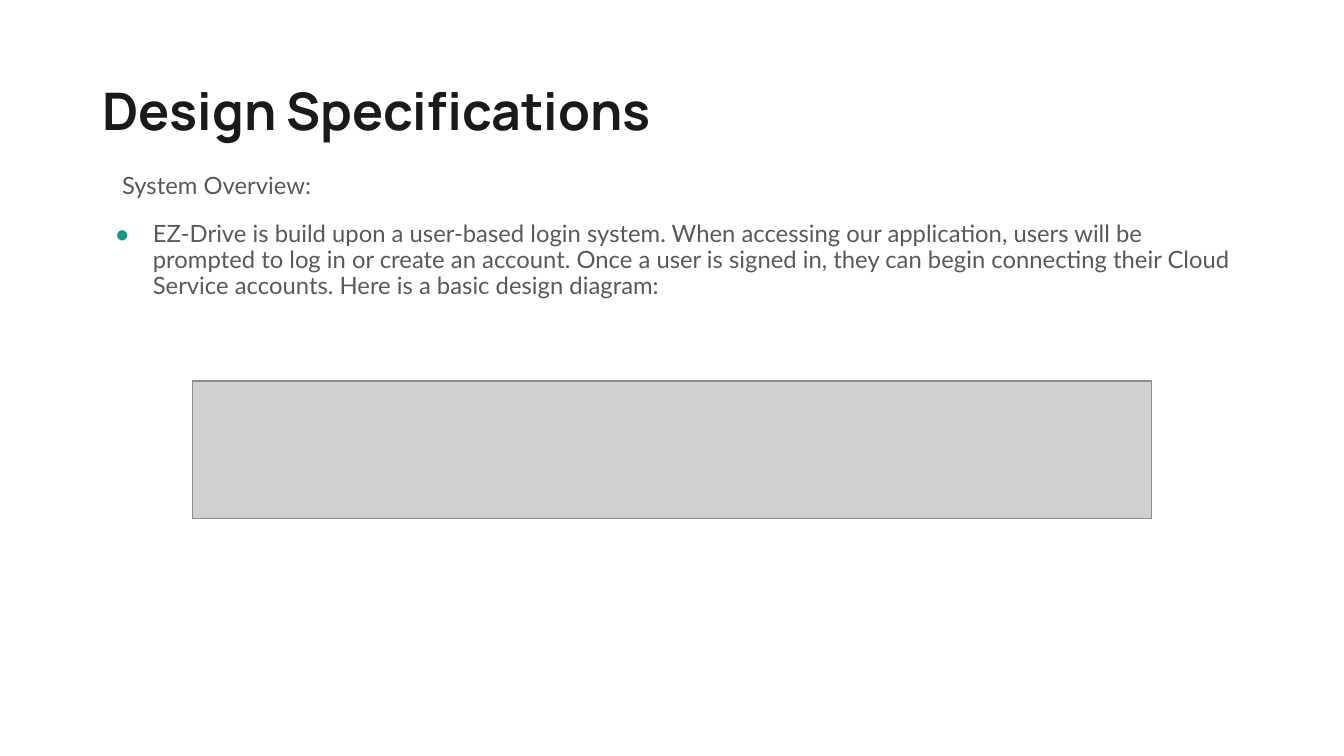
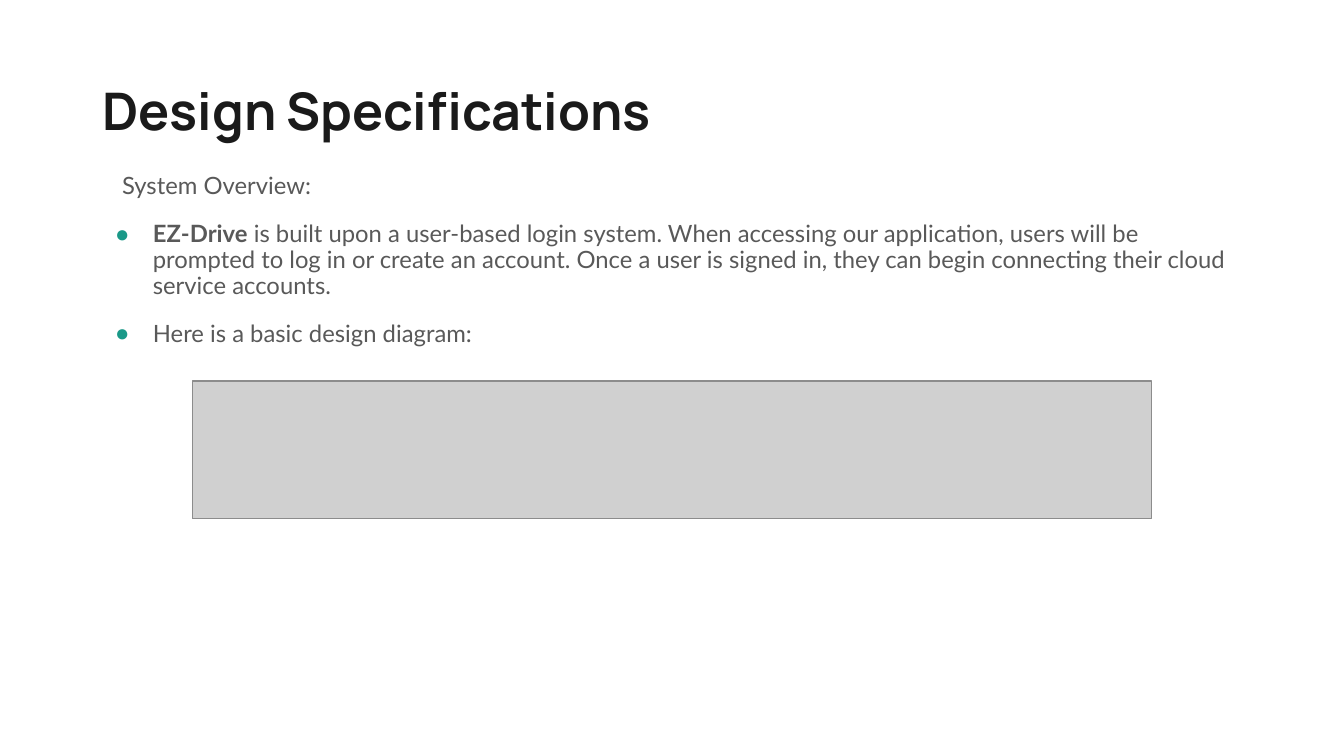
Before and after one commit to GRGalinger/Senior-Design, a slide deck: slide 7 of Files/SlideDeck/PresentationSlideDeck.pptx. Drawn at 1344x756 pixels with LibreOffice and Linux fonts; fonts in the diff are those of the drawing; grey boxes stand for pictures. Boxes give left, top, right and bottom in pixels: in the first picture for what was removed or moved away, otherwise in the second. Text is boxed around its words. In the diff, an @@ line names an element or a change of style, - is before the commit and + after.

```diff
--- a/Files/SlideDeck/PresentationSlideDeck.pptx
+++ b/Files/SlideDeck/PresentationSlideDeck.pptx
@@ text at bbox=[153, 224, 1225, 347]: text changed @@
-● EZ-Drive is build upon a user-based login system. When accessing our application, users will be prompted to log in or create an account. Once a user is signed in, they can begin connecting their Cloud Service accounts. Here is a basic design diagram:
+● EZ-Drive is built upon a user-based login system. When accessing our application, users will be prompted to log in or create an account. Once a user is signed in, they can begin connecting their cloud service accounts.
+● Here is a basic design diagram:
```
Also in this commit, not shown: 15 other slides changed.
